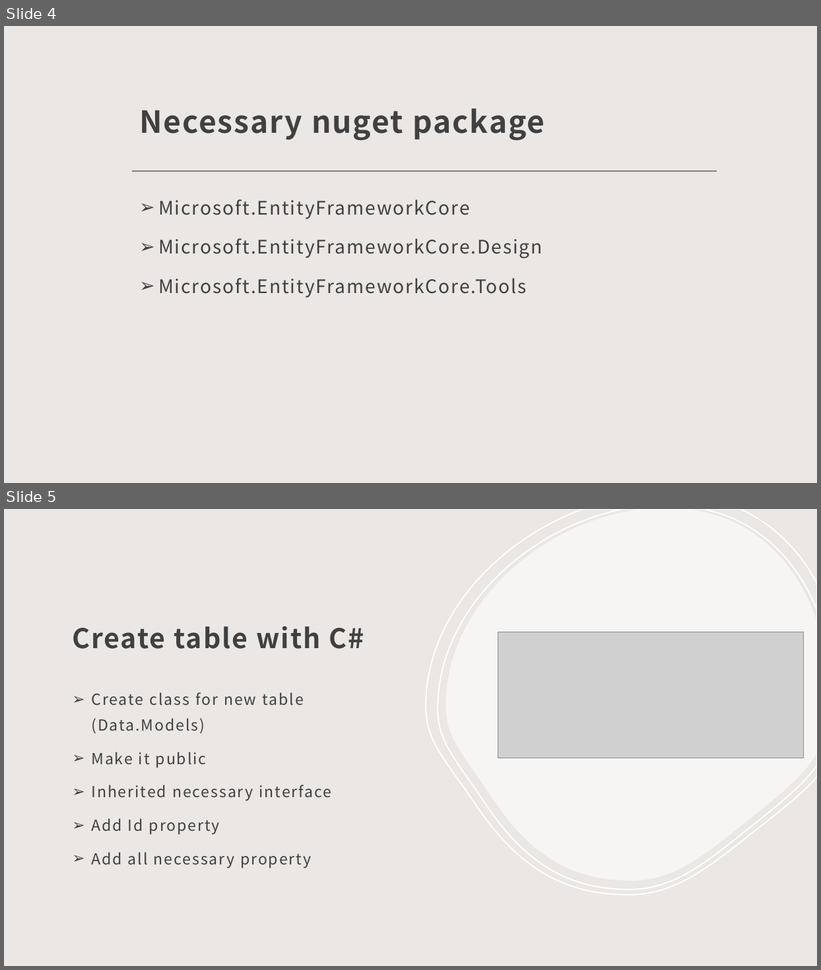
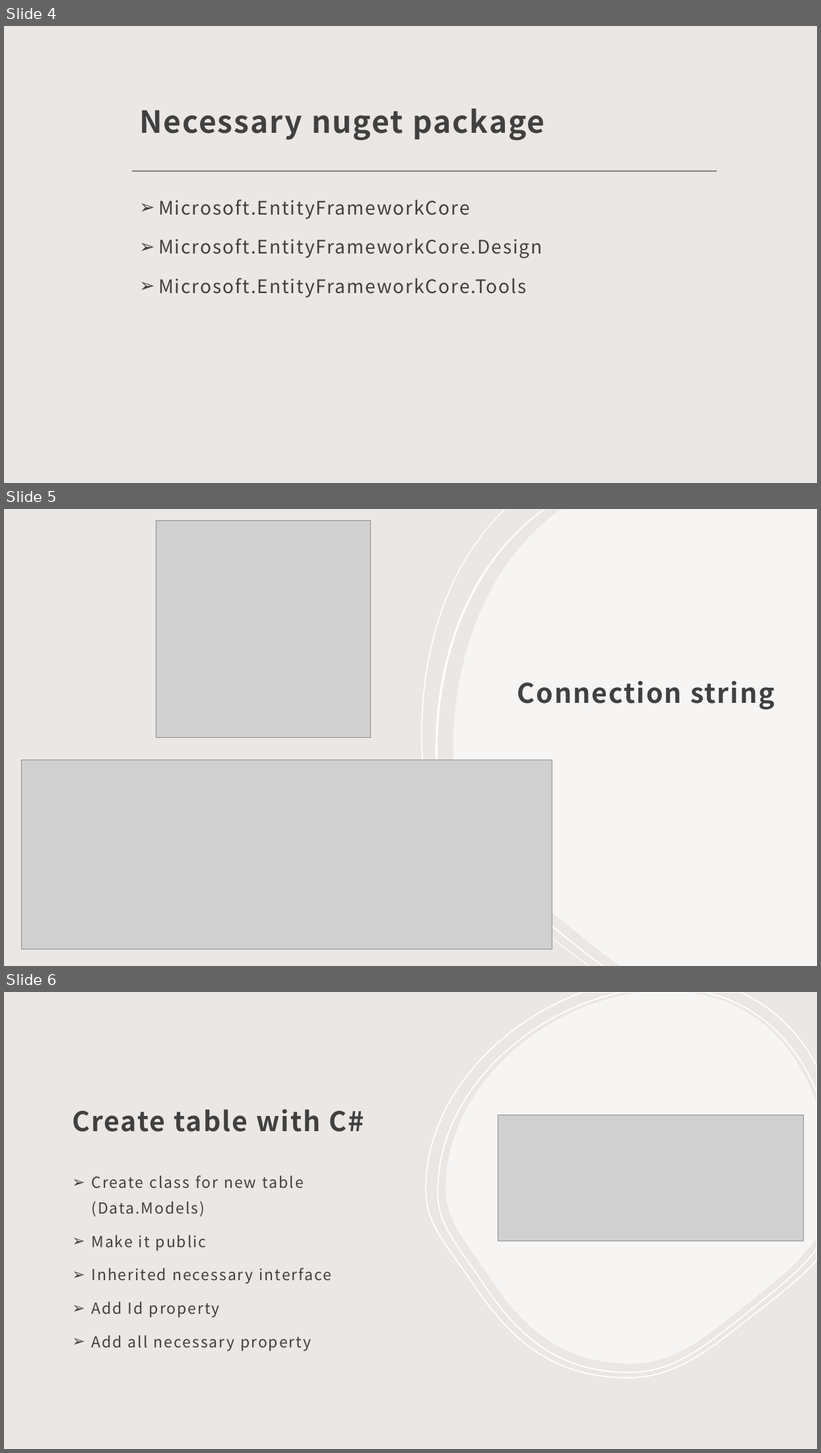
Before and after one commit to dimitarkole/ITSuccess, a slide deck: Lessons/01.03 Entity framework.pptx. Shown one above the other, each under a label of ours: slides 4 and 5 before the commit, slides 4, 5 and 6 after it. The pictures are 821x970 and 821x1453 pixels, drawn with LibreOffice and Linux fonts; fonts in the diff are those of the drawing; grey boxes stand for pictures. Boxes give left, top, right and bottom in pixels: in the first picture for what was removed or moved away, otherwise in the second. Text is boxed around its words. In the diff, an @@ line names an element or a change of style, - is before the commit and + after.

```diff
--- a/Lessons/01.03 Entity framework.pptx
+++ b/Lessons/01.03 Entity framework.pptx
@@ slide 5 added at bbox=[4, 509, 817, 966], background #EAE7E4 @@
@@ picture added at bbox=[156, 521, 371, 738] @@
@@ freeform shape added at bbox=[421, 509, 590, 966], fill #FFFFFF @@
@@ freeform shape added at bbox=[435, 509, 604, 966], fill #FFFFFF @@
@@ freeform shape added at bbox=[453, 509, 817, 966], fill #FFFFFF at 60% opacity @@
@@ title added at bbox=[517, 681, 774, 710], 32 pt, text #404040, bold @@
+Connection string
@@ picture added at bbox=[22, 760, 552, 950] @@
@@ what was slide 5 is now slide 6 @@
```
Also in this commit, not shown: 2 other files.
